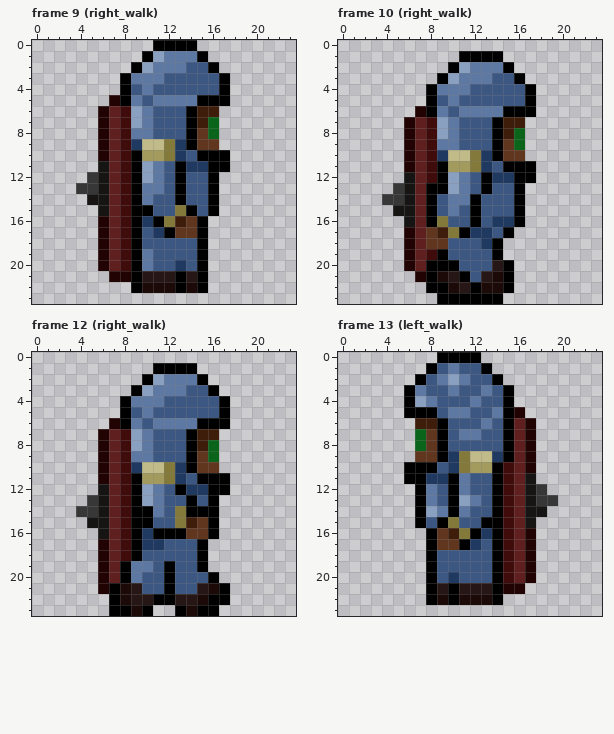
A pixel-art file gets an edit: art/shield_guy/shield_guy.ase. The picture above was drawn from the file before the commit.
24x24 pixels, 28 frames. Shown: frame 9 (right_walk), frame 10 (right_walk), frame 12 (right_walk), frame 13 (left_walk). The commit also changed other frames, which this record leaves out.
And afterwards:
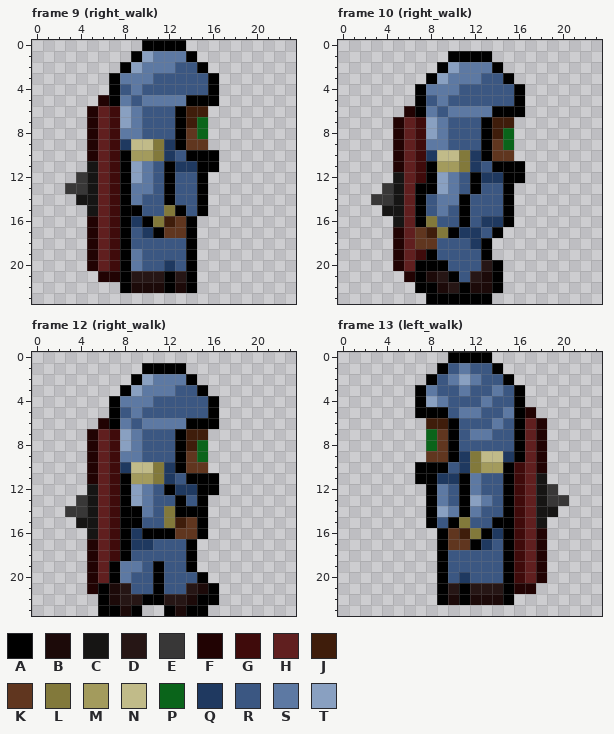
Palette (. is transparent): A #000000  B #1c0a09  C #161514  D #261615  E #383737  F #210303  G #3f0b0b  H #601f1f  J #3f1d0b  K #60361f  L #82793b  M #a39b5d  N #c1bb89  P #0a641a  Q #1f3960  R #3b5782  S #5d79a3  T #89a0c1
Commit: add shield class left basic attack
Changes in this commit:
--- frame 9 (right_walk)
@@ x 0..23 @@
- 0 ...........AAAA.........
- 1 ..........ATSSSA........
- 2 .........ATSSSRRA.......
- 3 ........ASSSRRRRRA......
- 4 ........ARSRRRRRRA......
- 5 .......FASRSSSSAAA......
- 6 ......FHGTSRRRAJJ.......
- 7 ......FHGTSRRRAJP.......
- 8 ......FHGSSRRRAKP.......
- 9 ......FHGQNNLQAKK.......
-10 ......FHGAMMLQRAAA......
-11 ......CHGATSRAQQAA......
-12 .....ECHGATSRARRA.......
-13 ....EECHGASSRARRA.......
-14 .....CCHGASRRARRA.......
-15 ......CHGAARRLARA.......
-16 ......FHGAQALJKA........
-17 ......FHGARQAKKA........
-18 ......FHGARRRRRA........
-19 ......FHGASRRRRA........
-20 ......FHGASRRQRA........
-21 .......FFADDDADA........
-22 .........ABBBABA........
+ 0 ..........AAAA..........
+ 1 .........ATSSSA.........
+ 2 ........ATSSSRRA........
+ 3 .......ASSSRRRRRA.......
+ 4 .......ARSRRRRRRA.......
+ 5 ......FASRSSSSAAA.......
+ 6 .....FHGTSRRRAJJ........
+ 7 .....FHGTSRRRAJP........
+ 8 .....FHGSSRRRAKP........
+ 9 .....FHGQNNLQAKK........
+10 .....FHGAMMLQRAAA.......
+11 .....CHGATSRAQQAA.......
+12 ....ECHGATSRARRA........
+13 ...EECHGASSRARRA........
+14 ....CCHGASRRARRA........
+15 .....CHGAARRLARA........
+16 .....FHGAQALJKA.........
+17 .....FHGARQAKKA.........
+18 .....FHGARRRRRA.........
+19 .....FHGASRRRRA.........
+20 .....FHGASRRQRA.........
+21 ......FFADDDADA.........
+22 ........ABBBABA.........
 23 ........................
--- frame 10 (right_walk)
@@ x 0..23 @@
  0 ........................
- 1 ...........AAAA.........
- 2 ..........ATSSSA........
- 3 .........ATSSSRRA.......
- 4 ........ASSSRRRRRA......
- 5 ........ARSRRRRRRA......
- 6 .......FASRSSSSAAA......
- 7 ......FHGTSRRRAJJ.......
- 8 ......FHGTSRRRAJP.......
- 9 ......FHGSSRRRAKP.......
-10 ......FHGQNNLQAKK.......
-11 ......FHGAMMLQRAAA......
-12 ......CHGATSRAQQAA......
-13 .....ECHAATSRARRA.......
-14 ....EECHARSSARRRA.......
-15 .....CCHARSRARRRA.......
-16 ......CHALRRARQQA.......
-17 ......FHKJLAQQRA........
-18 ......FHKKRRRQA.........
-19 ......FHGARRRRA.........
-20 ......FHAAARRRDA........
-21 .......FABDARDBA........
-22 ........AABDABBA........
-23 .........AAAAAA.........
+ 1 ..........AAAA..........
+ 2 .........ATSSSA.........
+ 3 ........ATSSSRRA........
+ 4 .......ASSSRRRRRA.......
+ 5 .......ARSRRRRRRA.......
+ 6 ......FASRSSSSAAA.......
+ 7 .....FHGTSRRRAJJ........
+ 8 .....FHGTSRRRAJP........
+ 9 .....FHGSSRRRAKP........
+10 .....FHGQNNLQAKK........
+11 .....FHGAMMLQRAAA.......
+12 .....CHGATSRAQQAA.......
+13 ....ECHAATSRARRA........
+14 ...EECHARSSARRRA........
+15 ....CCHARSRARRRA........
+16 .....CHALRRARQQA........
+17 .....FHKJLAQQRA.........
+18 .....FHKKRRRQA..........
+19 .....FHGARRRRA..........
+20 .....FHAAARRRDA.........
+21 ......FABDARDBA.........
+22 .......AABDABBA.........
+23 ........AAAAAA..........
--- frame 12 (right_walk)
@@ x 0..23 @@
  0 ........................
- 1 ...........AAAA.........
- 2 ..........ATSSSA........
- 3 .........ATSSSRRA.......
- 4 ........ASSSRRRRRA......
- 5 ........ARSRRRRRRA......
- 6 .......FASRSSSSAAA......
- 7 ......FHGTSRRRAJJ.......
- 8 ......FHGTSRRRAJP.......
- 9 ......FHGSSRRRAKP.......
-10 ......FHGQNNLQAKK.......
-11 ......FHGAMMLQRAAA......
-12 ......CHGATSRAQQAA......
-13 .....ECHGATSRRARA.......
-14 ....EECHGAASRLAAA.......
-15 .....CCHGAARRLJKA.......
-16 ......CHGAQAAAKKA.......
-17 ......FHGAQQRRRA........
-18 ......FHGARRRRRA........
-19 ......FHASSRARRA........
-20 ......FHASRRARRRA.......
-21 ......FABDRRARRDBA......
-22 .......ABDDAADDBAA......
-23 .......AABA..ABAA.......
+ 1 ..........AAAA..........
+ 2 .........ATSSSA.........
+ 3 ........ATSSSRRA........
+ 4 .......ASSSRRRRRA.......
+ 5 .......ARSRRRRRRA.......
+ 6 ......FASRSSSSAAA.......
+ 7 .....FHGTSRRRAJJ........
+ 8 .....FHGTSRRRAJP........
+ 9 .....FHGSSRRRAKP........
+10 .....FHGQNNLQAKK........
+11 .....FHGAMMLQRAAA.......
+12 .....CHGATSRAQQAA.......
+13 ....ECHGATSRRARA........
+14 ...EECHGAASRLAAA........
+15 ....CCHGAARRLJKA........
+16 .....CHGAQAAAKKA........
+17 .....FHGAQQRRRA.........
+18 .....FHGARRRRRA.........
+19 .....FHASSRARRA.........
+20 .....FHASRRARRRA........
+21 .....FABDRRARRDBA.......
+22 ......ABDDAADDBAA.......
+23 ......AABA..ABAA........
--- frame 13 (left_walk)
@@ x 0..23 @@
- 0 .........AAAA...........
- 1 ........ARSRRA..........
- 2 .......ARSTSRRA.........
- 3 ......ASRRSRRSRA........
- 4 ......ATSRRRSRRA........
- 5 ......AAARSSRRSAF.......
- 6 .......JJARRRSRAHF......
- 7 .......PKARSSRRAHF......
- 8 .......PKARRRRRAHF......
- 9 .......KKAQLNNQAHF......
-10 ......AAARQLMMAGHF......
-11 ......AAQQASRRAGHC......
-12 .......ASRASRRAGHCE.....
-13 .......ASRATSRAGHCEE....
-14 .......ATSASRRAGHCC.....
-15 .......ARALRRAAGHC......
-16 ........AKJLAQAGHF......
-17 ........AKKAQRAGHF......
-18 ........ARRRRRAGHF......
-19 ........ARRRRRAGHF......
-20 ........ARQRRRAGHF......
-21 ........ADADDDAFF.......
-22 ........ABABBBA.........
+ 0 ..........AAAA..........
+ 1 .........ARSRRA.........
+ 2 ........ARSTSRRA........
+ 3 .......ASRRSRRSRA.......
+ 4 .......ATSRRRSRRA.......
+ 5 .......AAARSSRRSAF......
+ 6 ........JJARRRSRAHF.....
+ 7 ........PKARSSRRAHF.....
+ 8 ........PKARRRRRAHF.....
+ 9 ........KKAQLNNQAHF.....
+10 .......AAARQLMMAGHF.....
+11 .......AAQQASRRAGHC.....
+12 ........ASRASRRAGHCE....
+13 ........ASRATSRAGHCEE...
+14 ........ATSASRRAGHCC....
+15 ........ARALRRAAGHC.....
+16 .........AKJLAQAGHF.....
+17 .........AKKAQRAGHF.....
+18 .........ARRRRRAGHF.....
+19 .........ARRRRRAGHF.....
+20 .........ARQRRRAGHF.....
+21 .........ADADDDAFF......
+22 .........ABABBBA........
 23 ........................
Boxes around the changes in both pictures, in picture pixels (x1, y1, x2, y2):
changed: (65, 40, 230, 293)
changed: (371, 51, 536, 304)
changed: (65, 363, 230, 616)
changed: (404, 352, 569, 605)
